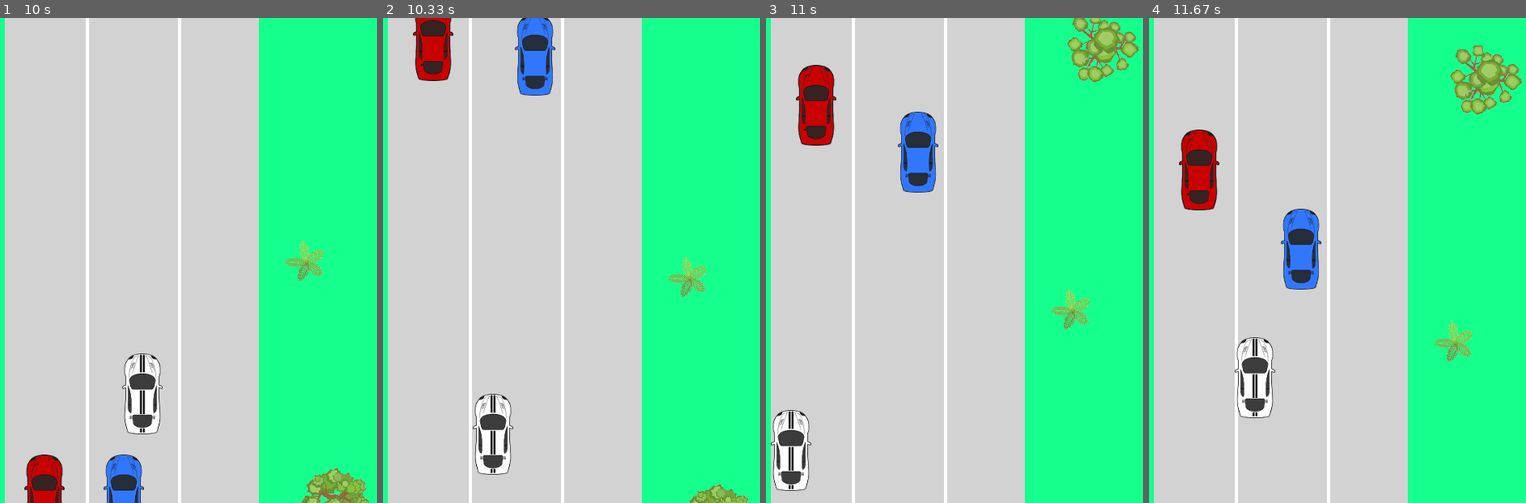
Above: before the commit, frames 1-4 (left to right).
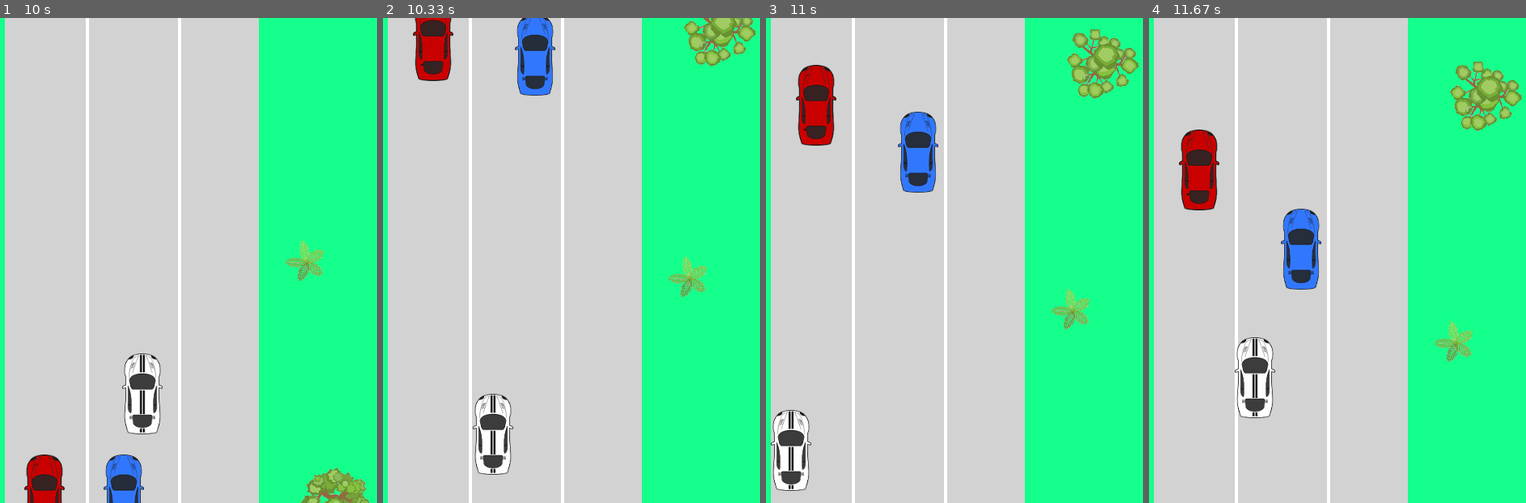
Above: after the commit, the same moments.

Repository: lucasbiel7/pygame
Game: pygame game, started from car_aluno.py
Two runs of this game, one before a commit and one after it. Both use one fixed random seed, a clock stepped at 60 frames per second and the inputs below.
Inputs:
- Up to frame 1 (10 s): hold Left 0.33-0.87 s; hold Down 0.9-1.2 s; hold Left 1.23-1.63 s; hold Up 1.67-2.03 s; hold Right 2.07-2.7 s; hold Down 2.73-3.1 s; hold Left 3.13-3.6 s; hold Right 3.63-4.1 s; hold Up 4.13-4.43 s; hold Right 4.47-4.93 s; hold Left 4.97-5.5 s; hold Down 5.53-5.83 s; hold Left 5.87-6.27 s; hold Up 6.3-6.67 s; hold Right 6.7-7.33 s; hold Down 7.37-7.73 s; hold Left 7.77-8.23 s; hold Right 8.27-8.73 s; hold Up 8.77-9.07 s; hold Right 9.1-9.57 s; hold Left from 9.6 s (still down)
- Up to frame 2 (10.33 s): release Left at 10.13 s; hold Down from 10.17 s (still down)
- Up to frame 3 (11 s): release Down at 10.47 s; hold Left 10.5-10.9 s; hold Up from 10.93 s (still down)
- Up to frame 4 (11.67 s): release Up at 11.3 s; hold Right from 11.33 s (still down)

Frame 1 is identical in both runs. In frame 2, 1.6% of the frame differs, in the area x 79-99%, y 0-100%; in frame 3, 2.0%; in frame 4, 2.0%, in the area x 79-99%, y 5-24%.

Commit message:
Adicionando alguns ajustes

Diff:
--- a/car_aluno.py
+++ b/car_aluno.py
@@ -82,7 +82,9 @@
 
 
 def restart_opponent(rect, x_start, x_end):
+    global score
     rect.center = (random.randint(x_start, x_end), random.randint(-5, 0))
+    score += 1
 
 
 restart_opponent(oponente_1_rect, 70, 160)
@@ -149,10 +151,10 @@
     global t1, t2
     trees_images_rect[t1].move_ip(0, 1)
     trees_images_rect[t2].move_ip(0, 1)
-    if trees_images_rect[t1].centery > W_HEIGHT + 20:
+    if out_height_screen(trees_images_rect[t1]):
         t1 = random.randint(0, 2)
         trees_images_rect[t1].center = (450, -1)
-    if trees_images_rect[t2].centery > W_HEIGHT + 20:
+    if out_height_screen(trees_images_rect[t2]):
         t2 = random.randint(3, 4)
         trees_images_rect[t2].center = (410, -1)
     # desenha os objetos em posicoes atualizadas (não alterar)
@@ -175,6 +177,7 @@
         key = pygame.key.get_pressed()
         half_width = car_rect.width / 2
         half_height = car_rect.height / 2
+        # [DONE] manter o carrinho do jogador na tela. Use valores numéricos da tela e das pistas.
         if key[pygame.K_UP] and car_rect.centery - SPEED - half_height > 0:
             y -= SPEED
         if key[pygame.K_DOWN] and car_rect.centery - 1 + half_height < W_HEIGHT:
@@ -214,17 +217,15 @@
     # [DONE] reiniciar oponentes quando
     reinicia_oponente()
 
-    # [TODO] mover os carrinhos oponentes
+    # [DONE] mover os carrinhos oponentes
     build_opponents()
     #
     #
-    # # [TODO] detectar colisão
+    # [TODO] detectar colisão
     # captura_colisao_oponentes()
     #
 
     # [TODO] a cada intervalo de pontos a velocidade dos oponentes eh aumentada
-
-    # [TODO] manter o carrinho do jogador na tela. Use valores numéricos da tela e das pistas.
 
     # [TODO] detectar colisao entre o carrinho do jogador e algum carrinho oponente.
     # Em caso de colisão mostrar a mensagem ''Fim de Jogo'' e carregar a imagem
@@ -238,6 +239,5 @@
     # text_surf_p = font_score.render(str(score), True, BLACK)
     # SCREEN.blit(text_surf_p, (W_WIDTH-100, 20))
     #
-
     pygame.display.update()
     clock.tick(FPS)
